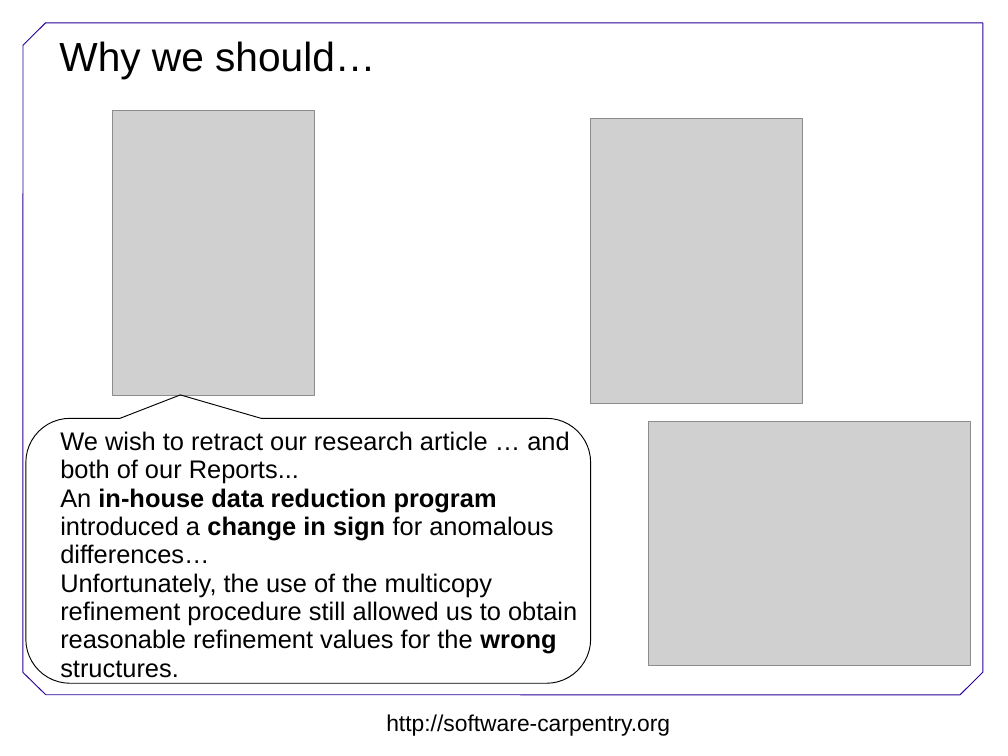
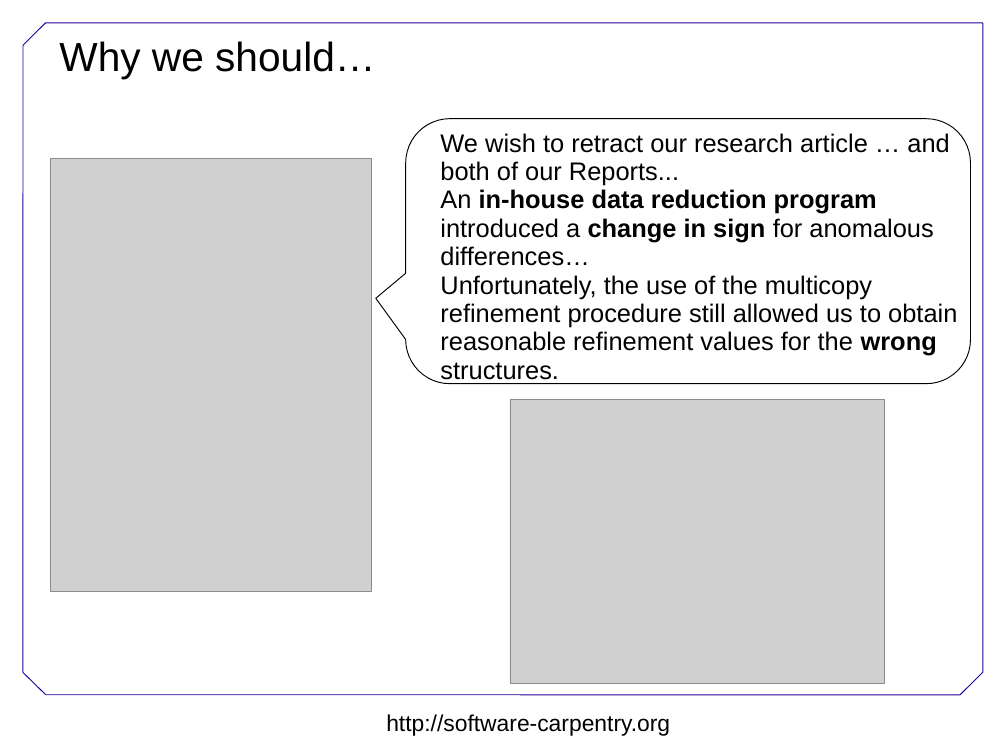
Before and after one commit to swcarpentry/DEPRECATED-boot-camps, a slide deck: slide 3 of testing/Testing.ppt. Drawn at 1008x756 pixels with LibreOffice and Linux fonts; fonts in the diff are those of the drawing; grey boxes stand for pictures; background and template pictures are left out. Boxes give left, top, right and bottom in pixels: in the first picture for what was removed or moved away, otherwise in the second. Text is boxed around its words. In the diff, an @@ line names an element or a change of style, - is before the commit and + after.

Commit message:
Reformatted Science retractions slide

```diff
--- a/testing/Testing.ppt
+++ b/testing/Testing.ppt
@@ rounded speech box: place and size @@
-rounded speech box at box(26, 418, 591, 683)
+rounded speech box at box(406, 119, 971, 384)
@@ rounded speech box at box(406, 119, 971, 384): proportions changed @@
@@ picture removed at box(591, 119, 802, 403) @@
@@ text "We wish to retract our ...": place and size @@
-text "We wish to retract our ..." at box(60, 431, 577, 682)
+text "We wish to retract our ..." at box(440, 133, 957, 384)
@@ picture: place and size @@
-picture at box(113, 111, 315, 395)
+picture at box(50, 159, 371, 592)
@@ picture: place and size @@
-picture at box(649, 422, 971, 667)
+picture at box(510, 399, 885, 683)
```
